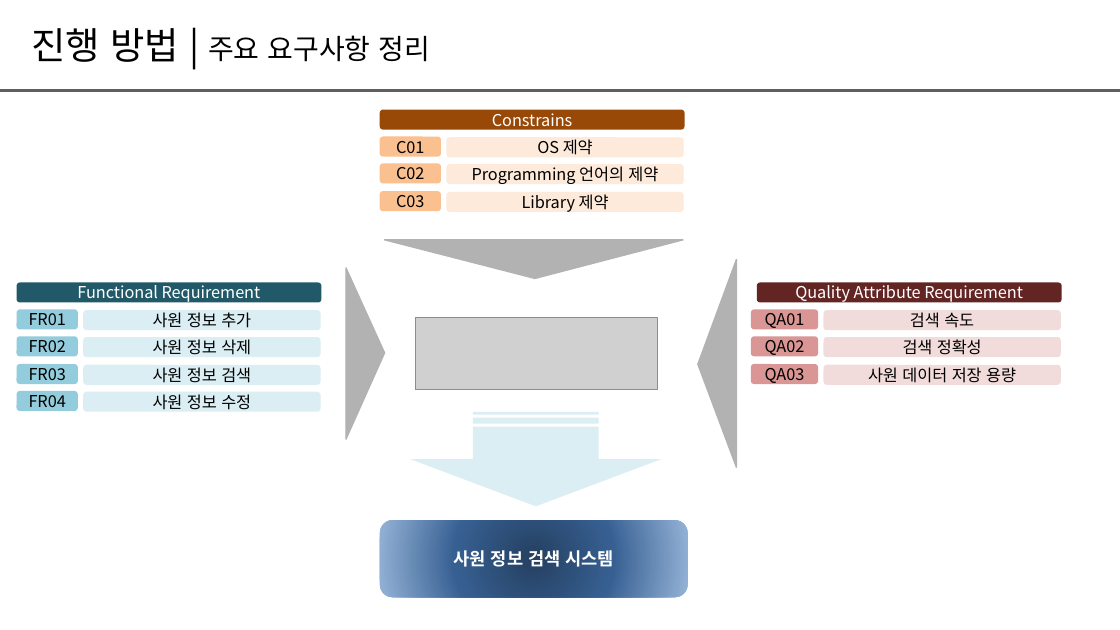
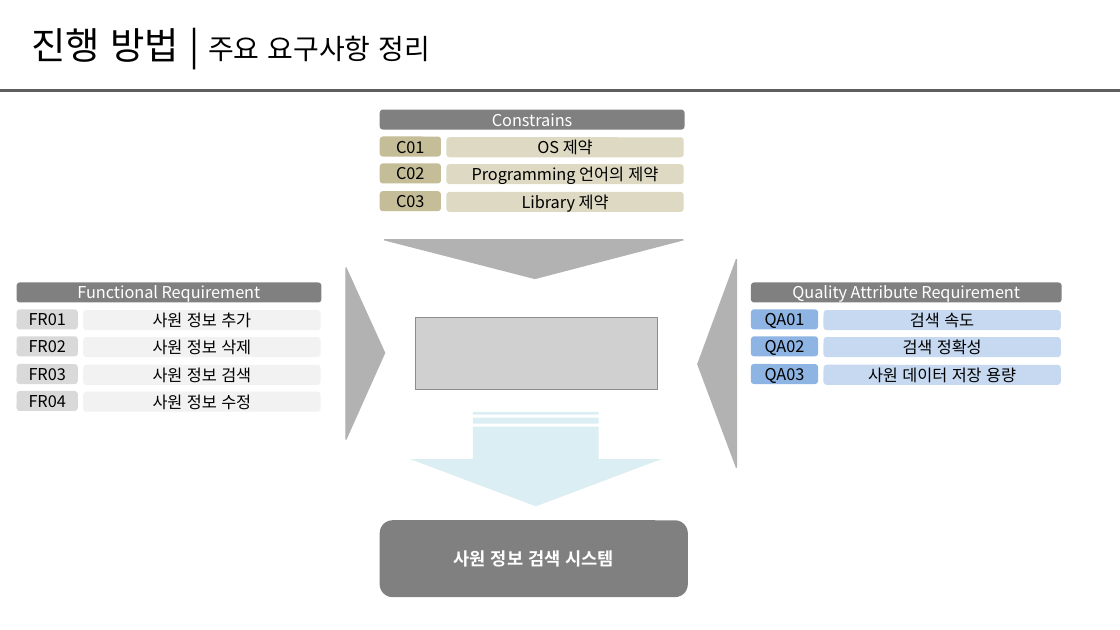
Before and after one commit to dongyub1015/Hit, a slide deck: slide 8 of Doc/CRA팀프로젝트_22년_9차_H팀_Hit.pptx (slide 17 before the commit). Drawn at 1120x630 pixels with LibreOffice and Linux fonts; fonts in the diff are those of the drawing; grey boxes stand for pictures. Boxes give left, top, right and bottom in pixels: in the first picture for what was removed or moved away, otherwise in the second. Text is boxed around its words. In the diff, an @@ line names an element or a change of style, - is before the commit and + after.

```diff
--- a/Doc/CRA팀프로젝트_22년_9차_H팀_Hit.pptx
+++ b/Doc/CRA팀프로젝트_22년_9차_H팀_Hit.pptx
@@ rounded rectangle "Constrains" at (380,110,684,130): fill #984807 to #808080 @@
@@ fill #FAC090 to #C4BD97 in 3 elements at (380,137,441,157), (380,164,441,184), (380,192,441,212) @@
@@ fill #FDEADA to #DDD9C3 in 3 elements at (447,138,684,158), (447,165,684,185), (447,192,684,212) @@
@@ rounded rectangle "Functional Requirement" at (17,282,321,302): fill #215968 to #808080 @@
@@ rounded rectangle "Quality Attribute Requirement": place and size @@
-rounded rectangle "Quality Attribute Requirement" at (757,282,1062,302)
+rounded rectangle "Quality Attribute Requirement" at (750,282,1061,302)
@@ rounded rectangle "Quality Attribute Requirement" at (750,282,1061,302): fill #632523 to #808080 @@
@@ fill #D99694 to #8EB4E3 in 3 elements at (750,309,818,329), (750,336,818,356), (750,364,818,384) @@
@@ fill #F2DCDB to #C6D9F1 in 3 elements at (823,310,1061,330), (823,337,1061,357), (823,365,1061,385) @@
@@ fill #93CDDD to #D9D9D9 in 4 elements at (17,309,78,329), (17,336,78,356), (17,364,78,384), (17,391,78,411) @@
@@ fill #DBEEF4 to #F2F2F2 in 4 elements at (83,310,320,330), (83,337,320,357), (83,365,320,385), (83,392,320,412) @@
@@ rounded rectangle "사원 정보 검색 시스템" at (380,521,688,598): fill gradient #254061 to #376092 to #95B3D7 to #808080 @@
```
Also in this commit, not shown: 4 other slides changed.
